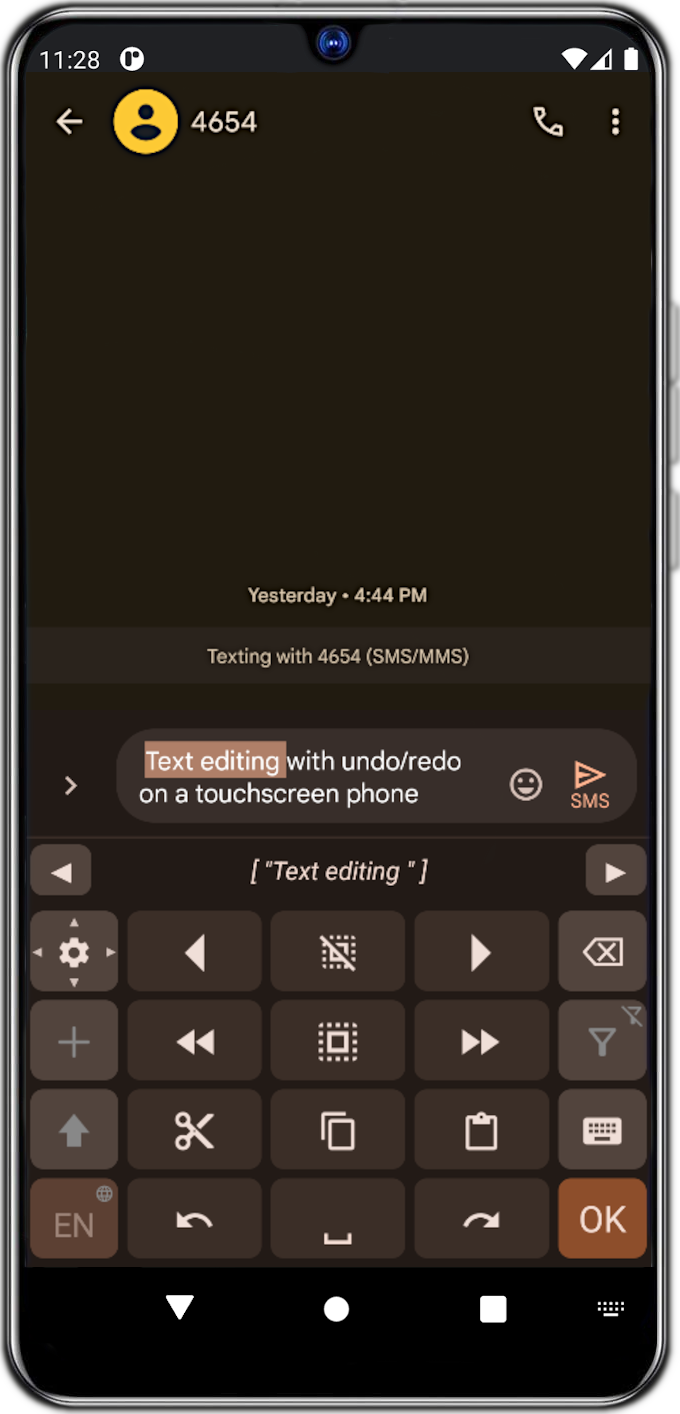
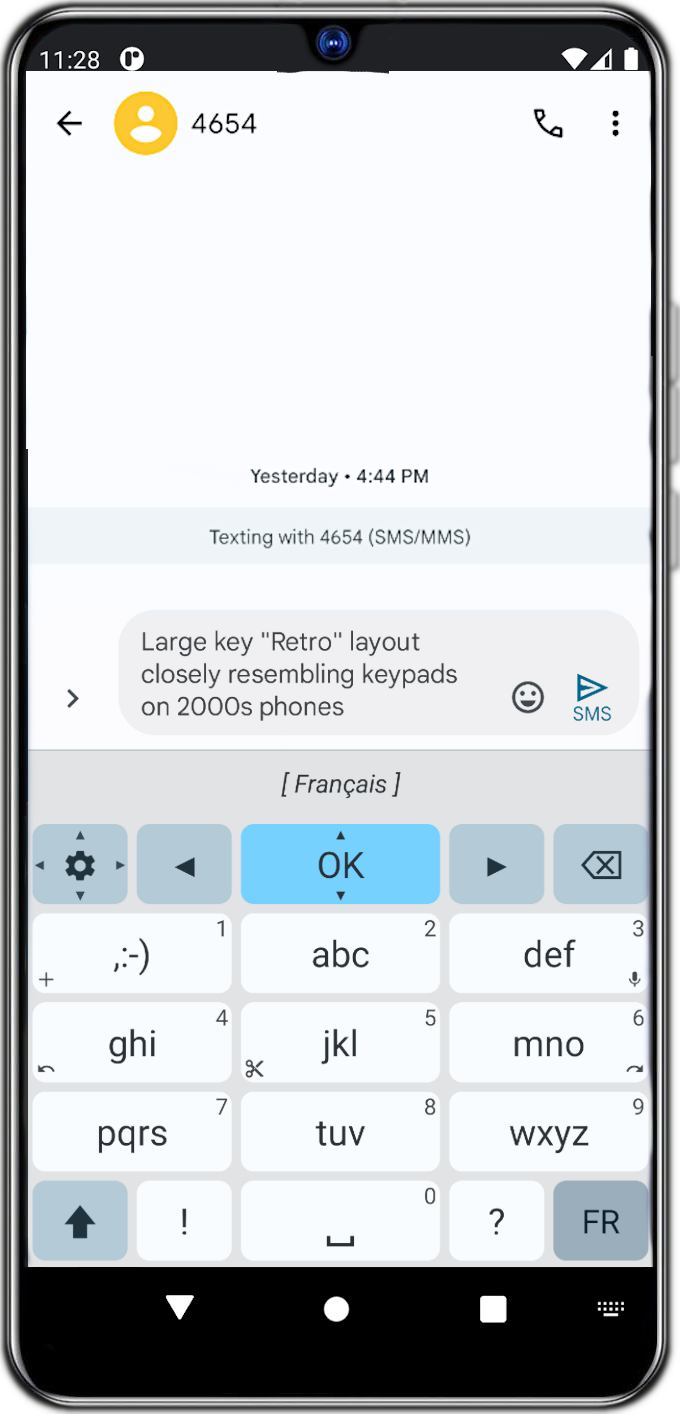
Revision of a layered 680 x 1414 image; what changed, layer by layer:
hid "2" over [26, 72, 651, 1267]
added layer "6" above "3" over [26, 71, 653, 1267]
